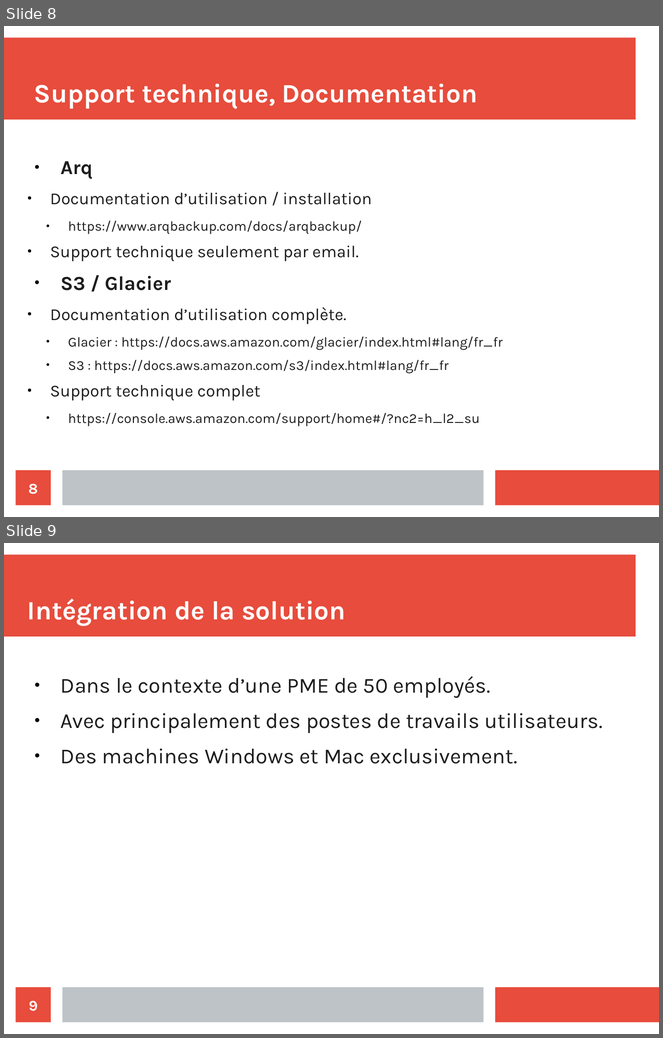
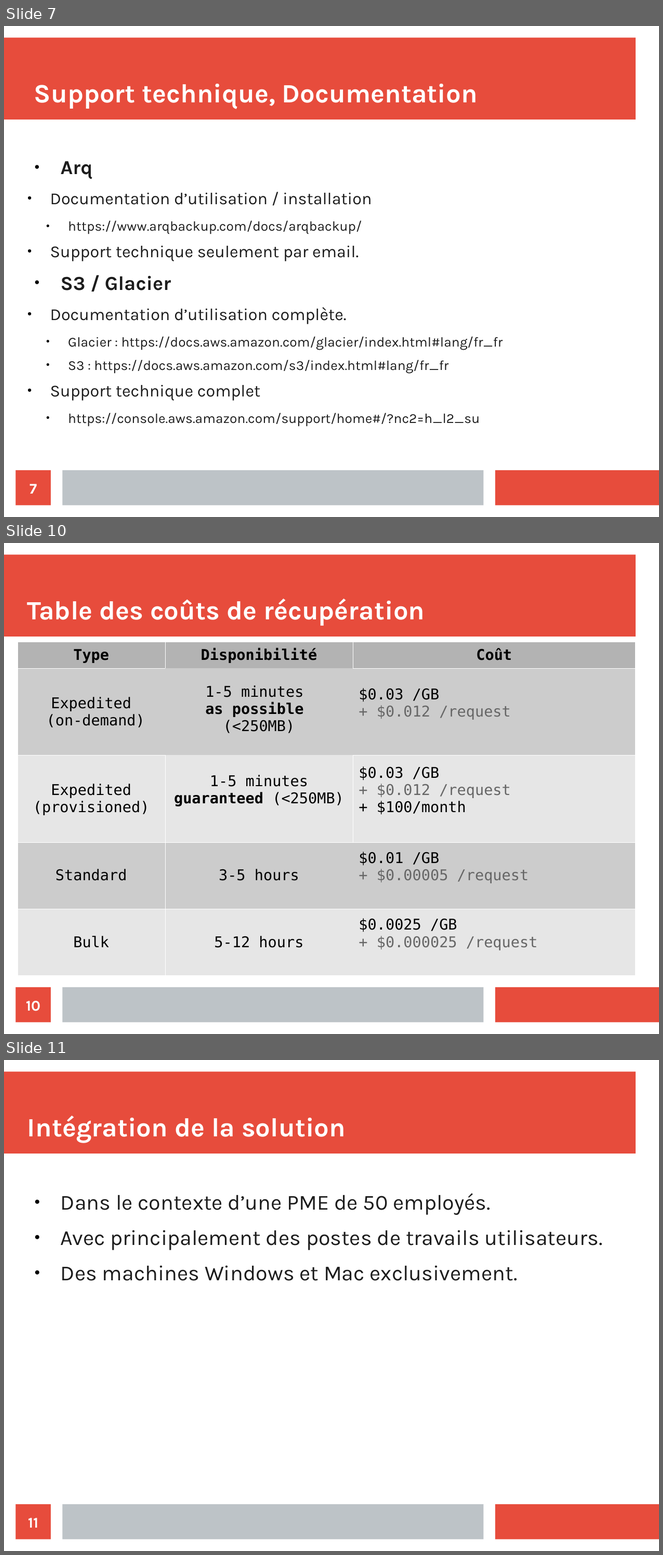
Before and after one commit to Nyahon/AIT, a slide deck: AIT_Amazon_Presentation.odp. Shown one above the other, each under a label of ours: slides 8 and 9 before the commit, slides 7, 10 and 11 after it; the slides between them are not shown. The pictures are 663x1038 and 663x1555 pixels, drawn with LibreOffice and Linux fonts; fonts in the diff are those of the drawing. Boxes give left, top, right and bottom in pixels: in the first picture for what was removed or moved away, otherwise in the second. Text is boxed around its words. In the diff, an @@ line names an element or a change of style, - is before the commit and + after.

```diff
--- a/AIT_Amazon_Presentation.odp
+++ b/AIT_Amazon_Presentation.odp
@@ slide 10 added at [4,543,659,1034], background #FFFFFF; not listed: 3 template elements that a slide beside it also shows @@
@@ title added at [27,599,425,626], 32 pt, text #FFFFFF, bold @@
+Table des coûts de récupération
@@ table added at [17,642,635,968], 5 rows, 3 columns @@
+Type | Disponibilité | Coût
+Expedited / (on-demand) | 1-5 minutes / as possible / (<250MB) | $0.03 /GB / + $0.012 /request
+Expedited (provisioned) | 1-5 minutes guaranteed (<250MB) | $0.03 /GB / + $0.012 /request / + $100/month
+Standard | 3-5 hours | $0.01 /GB / + $0.00005 /request
+Bulk | 5-12 hours | $0.0025 /GB / + $0.000025 /request
@@ page number added at [16,988,51,1023], fill #E74C3C, 18 pt, text #FFFFFF, bold @@
+10
@@ what was slide 8 is now slide 7 @@
@@ page number at [29,484,37,494]: text changed @@
-8
+7
@@ what was slide 9 is now slide 11 @@
@@ page number at [28,1518,38,1528]: text changed @@
-9
+11
```
Also in this commit, not shown: 1 slide changed, 2 other slides added.
